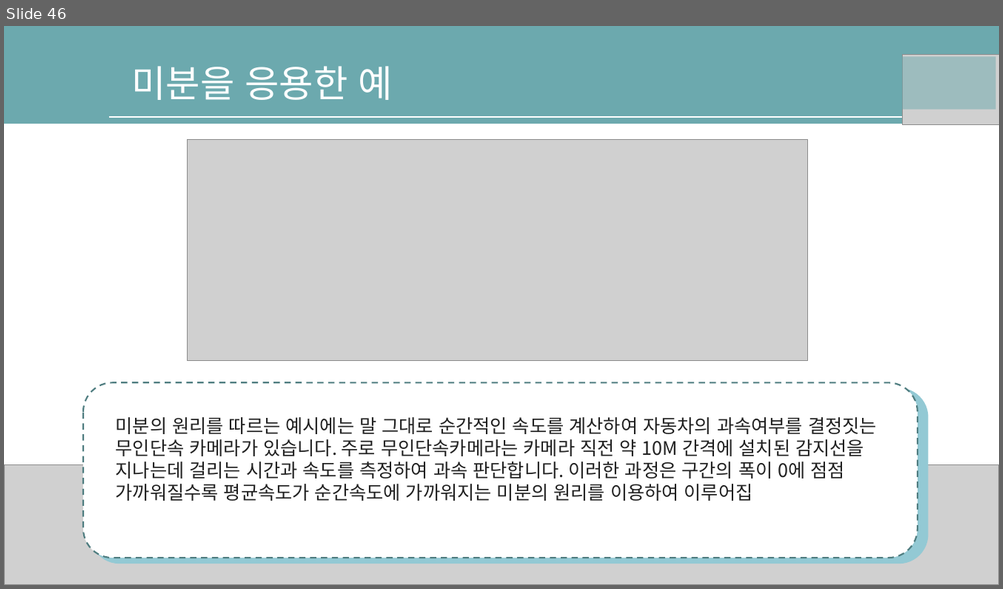
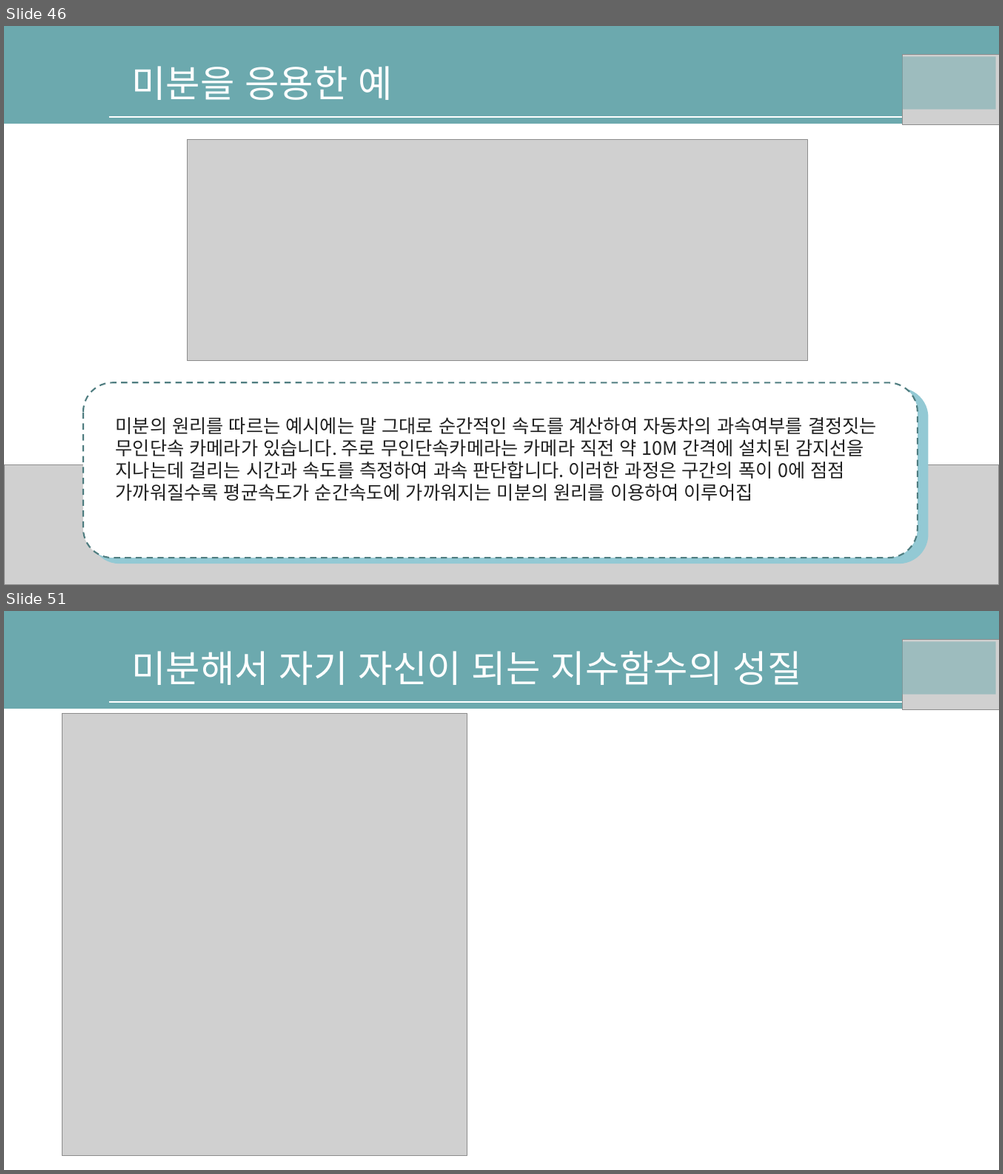
Before and after one commit to nqwrt/ai_doucument, a slide deck: AI-딥러닝을위한-수학공식.pptx. Shown one above the other, each under a label of ours: slide 46 before the commit, slides 46 and 51 after it; the slides between them are not shown. The pictures are 1003x589 and 1003x1174 pixels, drawn with LibreOffice and Linux fonts; fonts in the diff are those of the drawing; grey boxes stand for pictures; background and template pictures are left out. Boxes give left, top, right and bottom in pixels: in the first picture for what was removed or moved away, otherwise in the second. Text is boxed around its words. In the diff, an @@ line names an element or a change of style, - is before the commit and + after.

```diff
--- a/AI-딥러닝을위한-수학공식.pptx
+++ b/AI-딥러닝을위한-수학공식.pptx
@@ slide 51 added at (x1=4, y1=611, x2=999, y2=1170), background #FFFFFF; not listed: 2 template elements that a slide beside it also shows @@
@@ text added at (x1=131, y1=651, x2=802, y2=685), 36 pt, text #FFFFFF @@
+미분해서 자기 자신이 되는 지수함수의 성질
@@ rectangle added at (x1=899, y1=641, x2=996, y2=695), fill #6CA9AE at 50% opacity @@
@@ picture added at (x1=902, y1=639, x2=999, y2=709) @@
@@ picture added at (x1=62, y1=713, x2=466, y2=1156) @@
```
Also in this commit, not shown: 6 other slides added.
